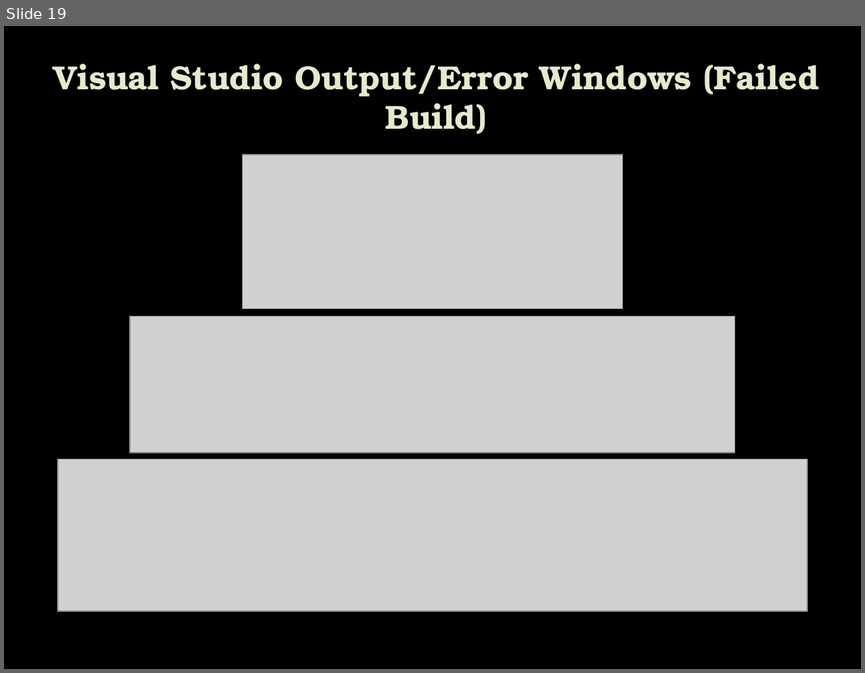
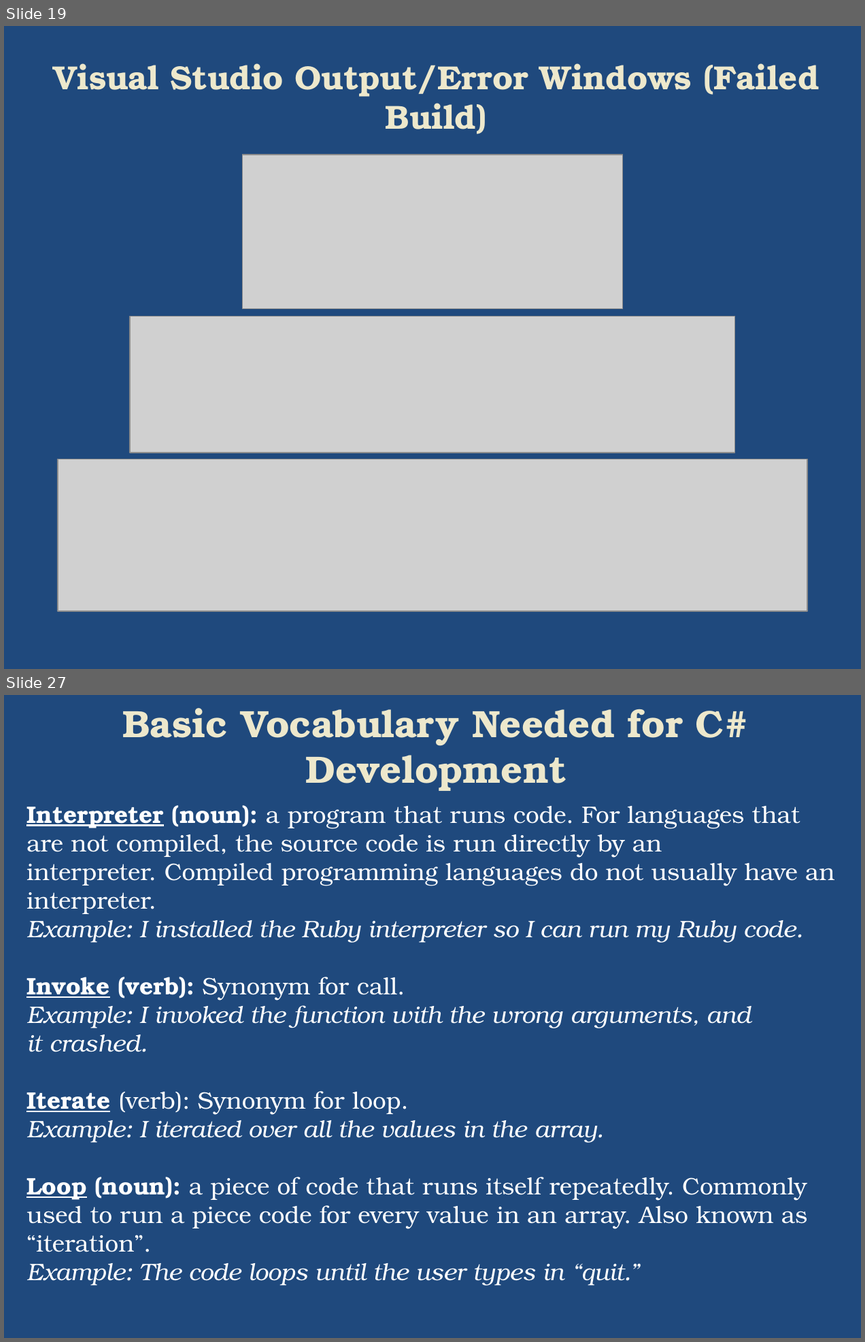
Before and after one commit to plwest-atmark/Aug31, a slide deck: IntroToProgramming/Introduction to C#.pptx. Shown one above the other, each under a label of ours: slide 19 before the commit, slides 19 and 27 after it; the slides between them are not shown. The pictures are 865x673 and 865x1342 pixels, drawn with LibreOffice and Linux fonts; fonts in the diff are those of the drawing; grey boxes stand for pictures; background and template pictures are left out. Boxes give left, top, right and bottom in pixels: in the first picture for what was removed or moved away, otherwise in the second. Text is boxed around its words. In the diff, an @@ line names an element or a change of style, - is before the commit and + after.

Commit message:
Updated PowerPoint with Programming Terminology

```diff
--- a/IntroToProgramming/Introduction to C#.pptx
+++ b/IntroToProgramming/Introduction to C#.pptx
@@ slide 27 added at (4, 695, 861, 1338), background #1F497D @@
@@ title added at (122, 708, 749, 791), 32 pt, text #EDE8CE, bold @@
+Basic Vocabulary Needed for C# Development
@@ text added at (26, 805, 834, 1252), 20 pt, text #FFFFFF @@
+Interpreter (noun): a program that runs code. For languages that are not compiled, the source code is run directly by an interpreter. Compiled programming languages do not usually have an interpreter.
+Example: I installed the Ruby interpreter so I can run my Ruby code.
+Invoke (verb): Synonym for call.
+Example: I invoked the function with the wrong arguments, and it crashed.
+Iterate (verb): Synonym for loop.
+Example: I iterated over all the values in the array.
+Loop (noun): a piece of code that runs itself repeatedly. Commonly used to run a piece code for every value in an array. Also known as “iteration”.
+Example: The code loops until the user types in “quit.”
@@ slide 19 changed as well @@
@@ background picture (left out) to #1F497D @@
@@ title "Visual Studio Output/Error Windows (Failed ..." at (53, 63, 819, 134): text colour #E7EACB to #EDE8CE @@
```
Also in this commit, not shown: 78 other slides changed, 14 other slides added.
